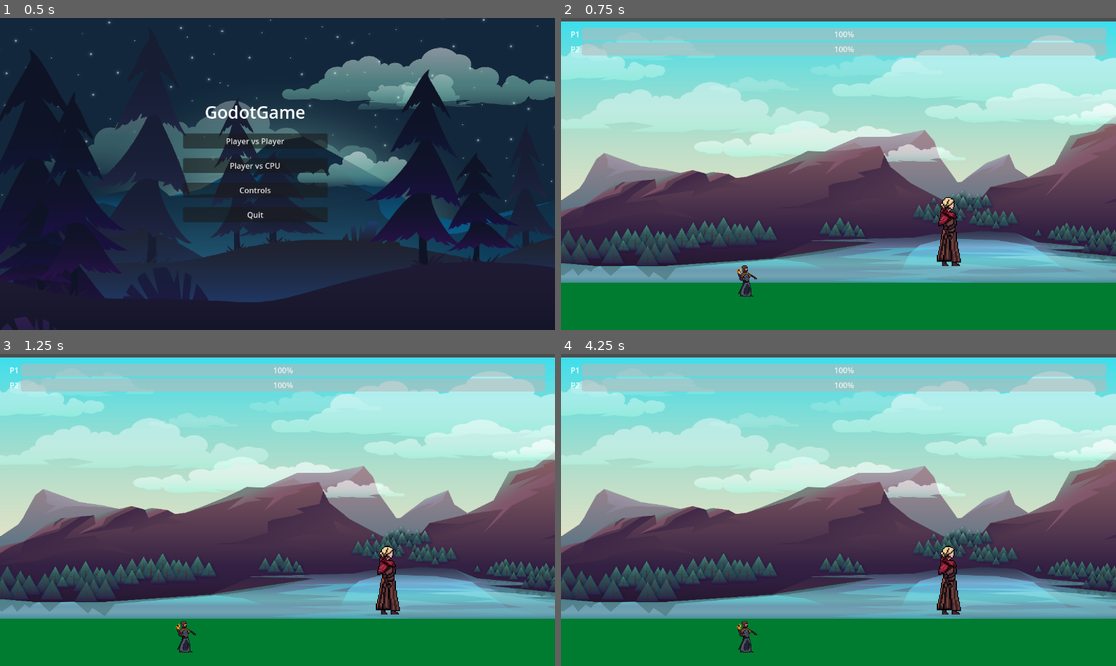
Above: before the commit, frames 1-4 (two rows, left to right).
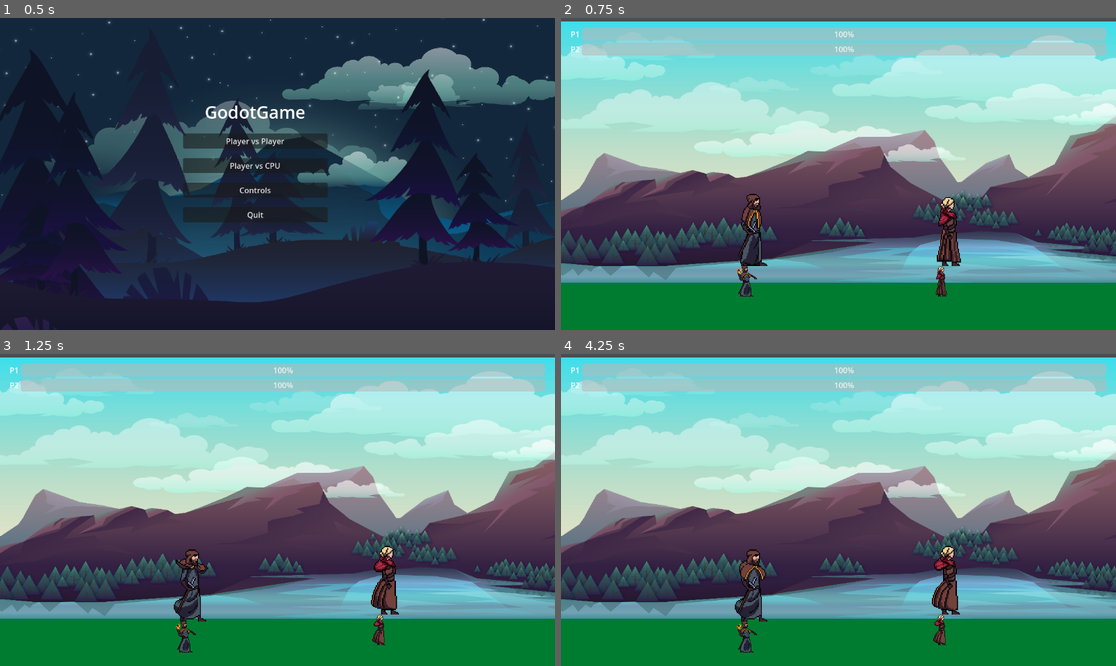
Above: after the commit, the same moments.

Repository: hqfrancheese/Comp159
Game: Godot game, scene res://scenes/MainMenu.tscn
The game is run twice, just before and just after one commit, with the same random seed, the same clock (stepped at 60 frames per second) and the same inputs.
Inputs:
- Up to frame 1 (0.5 s): no input
- Up to frame 2 (0.75 s): click "Player vs Player" at 0.5 s
- Up to frame 3 (1.25 s): no input
- Up to frame 4 (4.25 s): tap Enter at 1.25 s

Frame 1 is identical in both runs. In frame 2, 0.7% of the frame differs, in the area x 31-70%, y 56-90%; in frame 3, 1.3%; in frame 4, 1.3%, in the area x 31-73%, y 62-94%.

Commit message:
fixed animation.

Diff:
--- a/scenes/Game.tscn
+++ b/scenes/Game.tscn
@@ -65,9 +65,9 @@
 player_number = 2
 
 [node name="AnimatedSprite2D2" type="AnimatedSprite2D" parent="Player2"]
-visible = false
 sprite_frames = ExtResource("3_aug50")
-animation = &"run"
+animation = &"idle"
+autoplay = "idle"
 
 [node name="CollisionShape2D2" type="CollisionShape2D" parent="Player2"]
 shape = SubResource("CapsuleShape2D_aug50")
--- a/scripts/Fighter.gd
+++ b/scripts/Fighter.gd
@@ -45,6 +45,9 @@
 		sprite.color = Color.RED
 		$AnimatedSprite2D.sprite_frames = preload("res://assets/sprites/Lightning Mage/lightningmage.tres")
 		fireball_scene = preload("res://scenes/Lightning.tscn")
+
+	current_animation = "idle"
+	$AnimatedSprite2D.play("idle")
 
 func _physics_process(delta):
 	fireball_timer = max(0, fireball_timer - delta)
